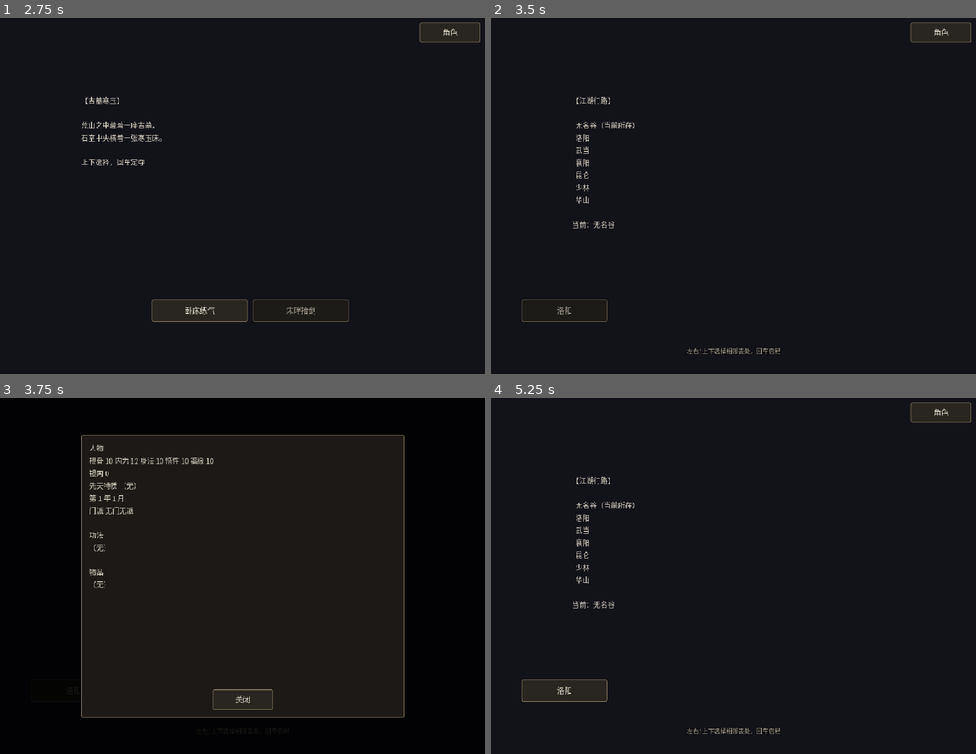
Above: before the commit, frames 1-4 (two rows, left to right).
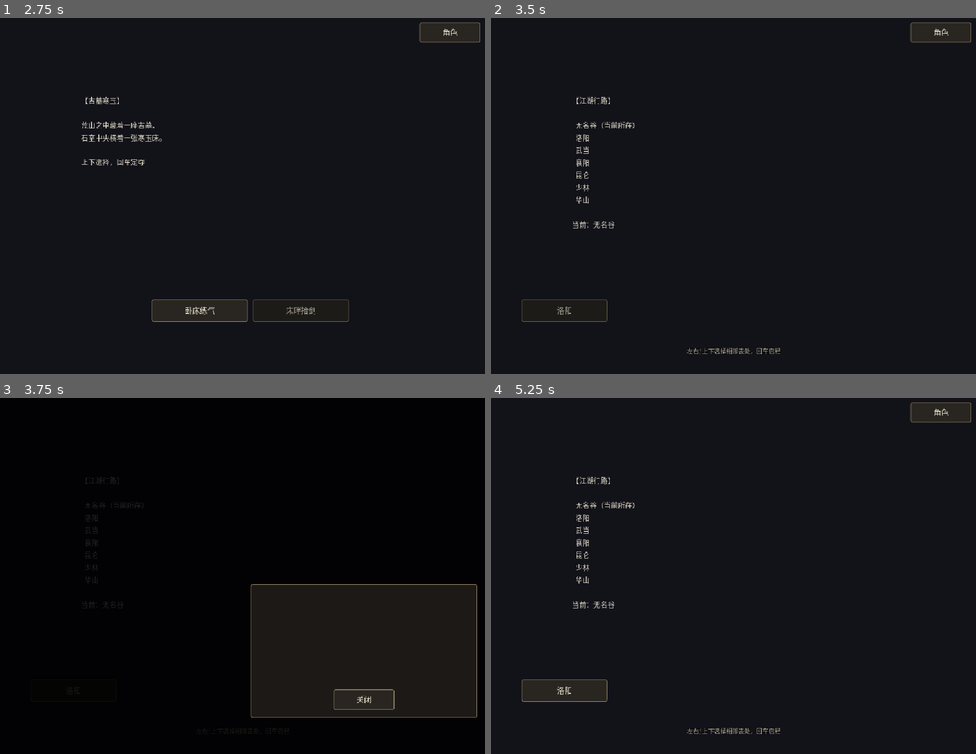
Above: after the commit, the same moments.

Repository: linxuhao/jinyong-heroes
Game: Godot game, scene res://scenes/segments/map.tscn
Two runs of this game, one before a commit and one after it. Both use one fixed random seed, a clock stepped at 60 frames per second and the inputs below. This scene is started directly instead of the project's main scene. Sound files missing from this copy of the repository are replaced by a short silence.
Inputs (mouse positions are in pixels of both pictures, inside the frame that each line leads up to):
- Up to frame 1 (2.75 s): click "洛阳" at 0.5 s; click "买下长剑" at 1.25 s; click "无名谷" at 2 s
- Up to frame 2 (3.5 s): click "卧床练气" at 2.75 s
- Up to frame 3 (3.75 s): click "角色" at 3.5 s
- Up to frame 4 (5.25 s): click "关闭" at 4.25 s; tap Enter (tutorial_next) at 5 s; move the mouse to (840, 558) at 5.02 s; hold D (move_right) from 5.03 s (still down); tap J (attack_confirm) at 5.1 s; click (840, 558) at 5.17 s

Frames 1-2 are identical in both runs. In frame 3, 46% of the frame differs, in the area x 16-99%, y 10-90%; in frame 4, nothing differs.

Commit message:
dpe_game/t_impl: fix_occlusion_watch_crashproof [jinyong-loop] (3 file(s))

Diff:
--- a/scenes/ui/roster_panel.tscn
+++ b/scenes/ui/roster_panel.tscn
@@ -44,109 +44,110 @@
 offset_right = 320.0
 offset_bottom = 280.0
 
+# TEMPORARY RED-FIRST REVERT — DO NOT COMMIT
 [node name="RosterBodyLabel" type="Label" parent="RosterOverlay/RosterBox"]
 anchors_preset = 15
 anchor_right = 1.0
 anchor_bottom = 1.0
 offset_left = 16.0
 offset_top = 16.0
-offset_right = -190.0
+offset_right = -16.0
 offset_bottom = -72.0
 autowrap_mode = 3
 text = ""
 
 [node name="EquipButton0" type="Button" parent="RosterOverlay/RosterBox"]
-offset_left = 462.0
+offset_left = 165.0
 offset_top = 16.0
-offset_right = 506.0
+offset_right = 209.0
 offset_bottom = 56.0
 focus_mode = 0
 text = "装上"
 
 [node name="EquipButton1" type="Button" parent="RosterOverlay/RosterBox"]
-offset_left = 508.0
+offset_left = 211.0
 offset_top = 16.0
-offset_right = 552.0
+offset_right = 255.0
 offset_bottom = 56.0
 focus_mode = 0
 text = "装上"
 
 [node name="EquipButton2" type="Button" parent="RosterOverlay/RosterBox"]
-offset_left = 554.0
+offset_left = 257.0
 offset_top = 16.0
-offset_right = 598.0
+offset_right = 301.0
 offset_bottom = 56.0
 focus_mode = 0
 text = "装上"
 
 [node name="EquipButton3" type="Button" parent="RosterOverlay/RosterBox"]
-offset_left = 462.0
+offset_left = 165.0
 offset_top = 62.0
-offset_right = 506.0
+offset_right = 209.0
 offset_bottom = 102.0
 focus_mode = 0
 text = "装上"
 
 [node name="EquipButton4" type="Button" parent="RosterOverlay/RosterBox"]
-offset_left = 508.0
+offset_left = 211.0
 offset_top = 62.0
-offset_right = 552.0
+offset_right = 255.0
 offset_bottom = 102.0
 focus_mode = 0
 text = "装上"
 
 [node name="EquipButton5" type="Button" parent="RosterOverlay/RosterBox"]
-offset_left = 554.0
+offset_left = 257.0
 offset_top = 62.0
-offset_right = 598.0
+offset_right = 301.0
 offset_bottom = 102.0
 focus_mode = 0
 text = "装上"
 
 [node name="EquipButton6" type="Button" parent="RosterOverlay/RosterBox"]
-offset_left = 462.0
+offset_left = 165.0
 offset_top = 108.0
-offset_right = 506.0
+offset_right = 209.0
 offset_bottom = 148.0
 focus_mode = 0
 text = "装上"
 
 [node name="EquipButton7" type="Button" parent="RosterOverlay/RosterBox"]
-offset_left = 508.0
+offset_left = 211.0
 offset_top = 108.0
-offset_right = 552.0
+offset_right = 255.0
 offset_bottom = 148.0
 focus_mode = 0
 text = "装上"
 
 [node name="EquipButton8" type="Button" parent="RosterOverlay/RosterBox"]
-offset_left = 554.0
+offset_left = 257.0
 offset_top = 108.0
-offset_right = 598.0
+offset_right = 301.0
 offset_bottom = 148.0
 focus_mode = 0
 text = "装上"
 
 [node name="EquipButton9" type="Button" parent="RosterOverlay/RosterBox"]
-offset_left = 462.0
+offset_left = 165.0
 offset_top = 154.0
-offset_right = 506.0
+offset_right = 209.0
 offset_bottom = 194.0
 focus_mode = 0
 text = "装上"
 
 [node name="EquipButton10" type="Button" parent="RosterOverlay/RosterBox"]
-offset_left = 508.0
+offset_left = 211.0
 offset_top = 154.0
-offset_right = 552.0
+offset_right = 255.0
 offset_bottom = 194.0
 focus_mode = 0
 text = "装上"
 
 [node name="EquipButton11" type="Button" parent="RosterOverlay/RosterBox"]
-offset_left = 554.0
+offset_left = 257.0
 offset_top = 154.0
-offset_right = 598.0
+offset_right = 301.0
 offset_bottom = 194.0
 focus_mode = 0
 text = "装上"
